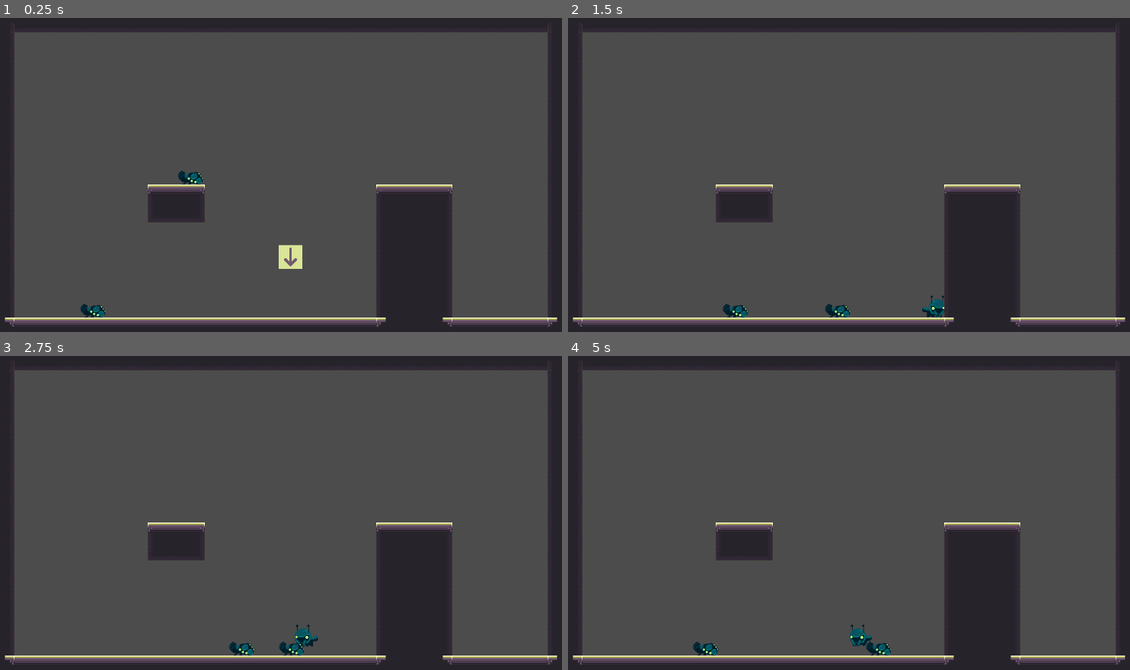
Above: before the commit, frames 1-4 (two rows, left to right).
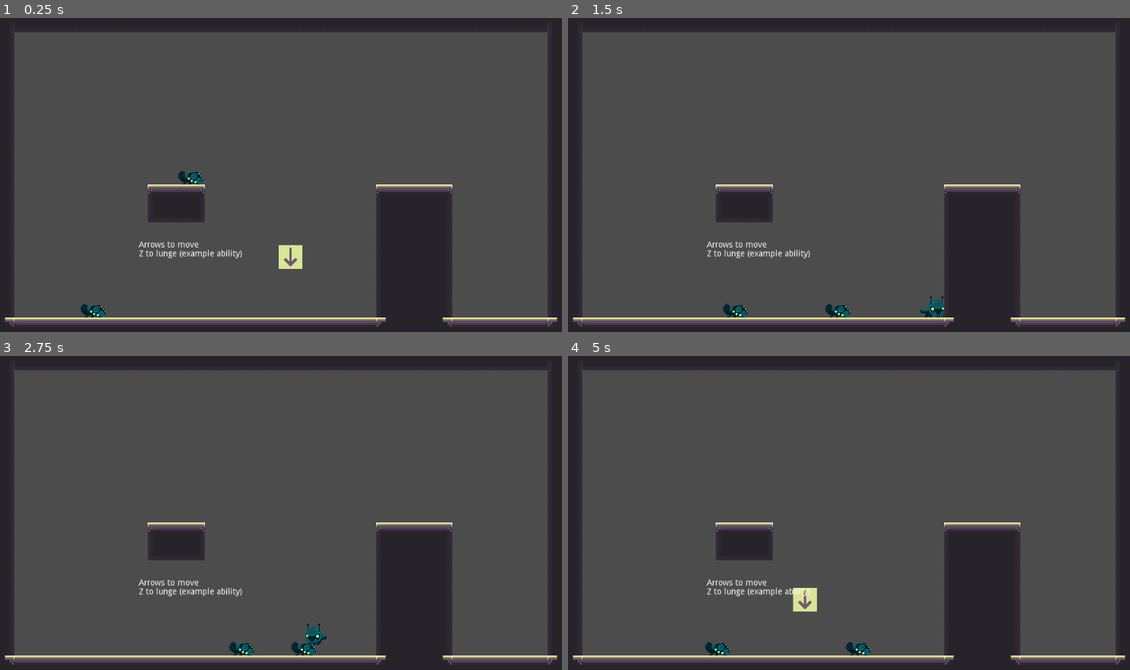
Above: after the commit, the same moments.

Repository: aveswoods/game-off-2021
Game: Godot game, scene res://creatures/test_scene.tscn
Two runs of this game, one before a commit and one after it. Both use one fixed random seed, a clock stepped at 60 frames per second and the inputs below. The project has no main scene, so this scene is started directly.
Inputs:
- Up to frame 1 (0.25 s): no input
- Up to frame 2 (1.5 s): hold Right (ui_right) from 0.53 s (still down); tap Z (ui_accept) at 0.6, 0.77, 1.07, 1.35 s
- Up to frame 3 (2.75 s): tap Z (ui_accept) at 1.52, 1.82, 2.1 s; release Right (ui_right) at 2.03 s; hold Left (ui_left) from 2.03 s (still down)
- Up to frame 4 (5 s): release Left (ui_left) at 2.78 s; hold Right (ui_right) 2.78-4.28 s; tap Z (ui_accept) at 2.85, 3.02, 3.32, 3.6, 3.77, 4.07, 4.35, 4.52, 4.82 s; hold Left (ui_left) from 4.28 s (still down)

The runs differ from the first frame. In frame 1, 0.3% of the frame differs, in the area x 24-44%, y 71-77%; in frame 2, 0.4%; in frame 3, 0.7%; in frame 4, 1.2%, in the area x 22-58%, y 71-96%.

Commit message:
Implemented Lunge action, laid groundwork for more player actions

Diff:
--- a/creatures/enemies/Enemy.gd
+++ b/creatures/enemies/Enemy.gd
@@ -21,9 +21,6 @@
 var _is_on_floor = false
 
 
-func is_on_ground():
-	return _is_on_floor
-
 func take_damage(amount : int, impulse : Vector2, source = death_source.ERASE):
 	hp -= amount
 	print("Enemy damage")
@@ -33,8 +30,8 @@
 	# Add gravity
 	velocity.y += _gravity
 
-	# Checks for collisions
-	var collision_x = move_and_collide(delta * Vector2(velocity.x, 0), true, true, true)
+	# Checks for x collisions
+	var collision_x = move_and_collide(delta * Vector2(velocity.x, -0.1), true, true, true)
 
 	 # Move based on velocity
 	velocity = move_and_slide(velocity, Vector2(0, -1))
--- a/creatures/player/Player.gd
+++ b/creatures/player/Player.gd
@@ -1,4 +1,7 @@
 extends KinematicBody2D
+
+signal collided_x
+signal collided_y
 
 # Scene variables
 onready var _sprite = $CreatureSprite
@@ -6,47 +9,60 @@
 
 # Game variables
 var hp = 0
+var action1_script = null
+var action2_script = null
+var input_disabled = false
 
 # Physics variables
 const _gravity = 30 # px / sec^2
 const _jump_impulse = -640 # px / sec
+const _wall_bounce_impulse = 20
 const _move_speed = 240 # px / sec
 const _friction = 0.15
 const _acceleration = 0.2
-var _velocity = Vector2.ZERO
+var velocity = Vector2.ZERO
+var invincible = false
 var _is_on_floor = false
 var _taking_damage = false
-var _in_invincibility_frames = false
 var _damage_impulse = Vector2.ZERO
 
-# TODO:
+# NOTE/BUG:
 # Damage is not applied if the user is inside a hitbox after the invincibility timer has expired!
 # However, the timer is so short that this is a small issue.
 func take_damage(damage, impulse):
-	if not _in_invincibility_frames:
+	if not invincible:
 		hp -= damage
 		_taking_damage = true
 		_damage_impulse = impulse
 
-		_in_invincibility_frames = true
+		invincible = true
 		_invincibility_timer.start()
+
+
+func is_facing_left():
+	return _sprite.scale.x == -1
+
+func is_on_floor():
+	return _is_on_floor
 
 
 func _ready():
 	_sprite.play()
 
 
+# TODO:
+# Handle directional input and weapon additional input at the same time
 func _physics_process(delta):
 	# Detect horizontal input
 	var direction = 0
-	if Input.is_action_pressed("ui_left") and not _taking_damage:
+	if Input.is_action_pressed("ui_left") and not _taking_damage and not input_disabled:
 		direction += -1
-	if Input.is_action_pressed("ui_right") and not _taking_damage:
+	if Input.is_action_pressed("ui_right") and not _taking_damage and not input_disabled:
 		direction += 1
 
 	# Interpolate based on horizontal input
 	if direction != 0:
-		_velocity.x = lerp(direction * _move_speed, _velocity.x, _acceleration)
+		velocity.x = lerp(direction * _move_speed, velocity.x, _acceleration)
 
 		if direction == 1:
 			_sprite.flip_h(false)
@@ -56,41 +72,57 @@
 		if _is_on_floor:
 			_sprite.animation = "run"
 	else:
-		_velocity.x = lerp(_velocity.x, 0, _friction)
+		velocity.x = lerp(velocity.x, 0, _friction)
 
 		if _is_on_floor:
 			_sprite.animation = "default"
 
 	# Add gravity
-	_velocity.y += _gravity
+	velocity.y += _gravity
 
 	# Animate fall
-	if not _is_on_floor and _velocity.y > 0:
+	if not _is_on_floor and velocity.y > 0:
 		_sprite.animation = "fall"
 
 	# Apply damage impulse
 	if _taking_damage:
-		_velocity.x += _damage_impulse.x
-		_velocity.y = _damage_impulse.y
+		velocity.x += _damage_impulse.x
+		velocity.y = _damage_impulse.y
 		_taking_damage = false
 		_is_on_floor = false
 
+	# Checks for x collisions
+	var collision_x = move_and_collide(delta * Vector2(velocity.x, -0.1), true, true, true)
+
 	# Move the player based on velocity
-	_velocity = move_and_slide(_velocity, Vector2(0, -1))
+	velocity = move_and_slide(velocity, Vector2(0, -1))
+
+	# Emit collision signals if applies
+	if collision_x != null:
+		var sign_x = sign(collision_x.normal.x)
+		if sign_x == 0:
+			sign_x = 1
+		velocity += _wall_bounce_impulse * Vector2(sign_x, -0.1)
+		emit_signal("collided_x")
 
 	# Sets _is_on_floor to true if on floor in the NEXT frame
 	# Allows for handling of jump input the same frame that the player lands
-	if not _is_on_floor and test_move(transform, delta * (_velocity + Vector2(0, _gravity))):
+	if not _is_on_floor and test_move(transform, delta * (velocity + Vector2(0, _gravity))):
 		_is_on_floor = true
+		emit_signal("collided_y")
 
 	# Detect vertical input
-	if _is_on_floor and Input.is_action_just_pressed("ui_up"):
-		_velocity.y = _jump_impulse
+	if _is_on_floor and Input.is_action_just_pressed("ui_up") and not input_disabled:
+		velocity.y = _jump_impulse
 		_is_on_floor = false
 
 		# Animate jump
 		_sprite.animation = "jump"
 
+	# Detect action input
+	if Input.is_action_just_pressed("ui_accept") and action1_script != null and not input_disabled:
+		action1_script.trigger()
+
 
 func _on_InvincibilityTimer_timeout():
-	_in_invincibility_frames = false
+	invincible = false
--- /dev/null
+++ b/creatures/player/actions/action_script_base.gd
@@ -0,0 +1,11 @@
+extends Node
+
+# An action script contains a trigger function, performing an action to/with a player
+#
+# Allows for scripting of player abilities, able to be assigned to a player at any point
+
+func setup(player):
+	pass
+
+func trigger():
+	pass
--- /dev/null
+++ b/creatures/player/actions/lunge_action.gd
@@ -0,0 +1,46 @@
+extends Timer
+
+const lunge_velocity = Vector2(600, -300)
+var _is_lunging = false
+var _can_lunge = true
+var _player = null
+
+
+func setup(player):
+	_player = player
+	_player.connect("collided_y", self, "_on_landing")
+
+
+func trigger():
+	if _can_lunge:
+		var directed_velocity = lunge_velocity
+		if _player.is_facing_left():
+			directed_velocity.x *= -1
+		_player.velocity.x += directed_velocity.x
+		_player.velocity.y = directed_velocity.y
+		_is_lunging = true
+		_can_lunge = false
+		_player.invincible = true
+		_player.input_disabled = true
+		start()
+
+
+func _physics_process(_delta):
+	if _is_lunging:
+		var x_velocity = lunge_velocity.x
+		if _player.is_facing_left():
+			x_velocity *= -1
+		_player.velocity.x = x_velocity
+
+
+func _on_landing():
+	if not _can_lunge:
+		_is_lunging = false
+		_can_lunge = true
+
+func _on_lunge_action_timeout():
+	_player.invincible = false
+	_is_lunging = false
+	_player.input_disabled = false
+	if _player.is_on_floor():
+		_can_lunge = true
--- /dev/null
+++ b/creatures/player/actions/lunge_action.tscn
@@ -0,0 +1,10 @@
+[gd_scene load_steps=2 format=2]
+
+[ext_resource path="res://creatures/player/actions/lunge_action.gd" type="Script" id=1]
+
+[node name="lunge_action" type="Timer"]
+wait_time = 0.3
+one_shot = true
+script = ExtResource( 1 )
+
+[connection signal="timeout" from="." to="." method="_on_lunge_action_timeout"]
--- /dev/null
+++ b/creatures/test_scene.gd
@@ -0,0 +1,8 @@
+extends Node2D
+
+var lunge_action = load("res://creatures/player/actions/lunge_action.tscn").instance()
+
+func _ready():
+	lunge_action.setup($Player)
+	$Player.action1_script = lunge_action
+	add_child(lunge_action)
--- a/creatures/test_scene.tscn
+++ b/creatures/test_scene.tscn
@@ -1,10 +1,12 @@
-[gd_scene load_steps=4 format=2]
+[gd_scene load_steps=5 format=2]
 
 [ext_resource path="res://creatures/player/Player.tscn" type="PackedScene" id=1]
 [ext_resource path="res://scenes/tilemaps/TileMap_Floor.tres" type="TileSet" id=2]
 [ext_resource path="res://creatures/enemies/test/TestEnemy.tscn" type="PackedScene" id=3]
+[ext_resource path="res://creatures/test_scene.gd" type="Script" id=4]
 
 [node name="Node2D" type="Node2D"]
+script = ExtResource( 4 )
 
 [node name="Player" parent="." instance=ExtResource( 1 )]
 position = Vector2( 530.386, 354.516 )
@@ -24,3 +26,14 @@
 
 [node name="TestEnemy2" parent="." instance=ExtResource( 3 )]
 position = Vector2( 337.111, 258.45 )
+
+[node name="RichTextLabel" type="RichTextLabel" parent="."]
+margin_left = 273.02
+margin_top = 382.738
+margin_right = 536.02
+margin_bottom = 422.738
+text = "Arrows to move
+Z to lunge (example ability)"
+__meta__ = {
+"_edit_use_anchors_": false
+}
